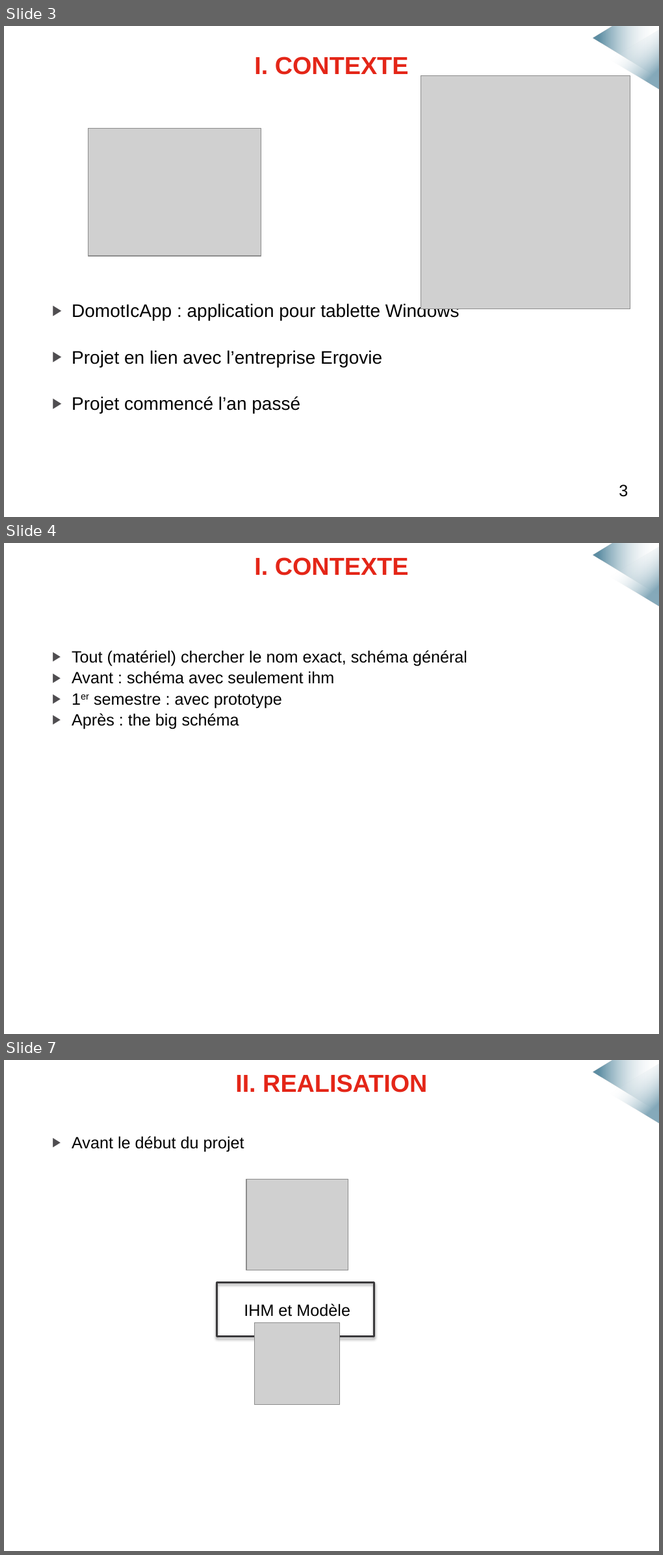
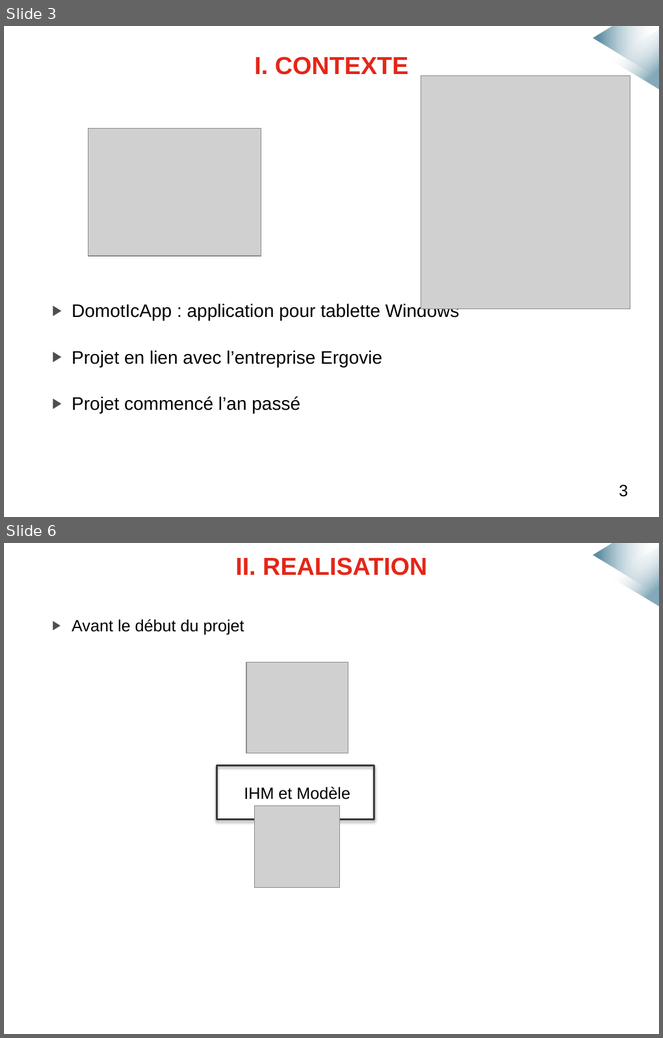
Before and after one commit to mmeven/EP_Domotique_Tablette, a slide deck: Rendu/Diapo_soutenance.pptx. Shown one above the other, each under a label of ours: slides 3, 4 and 7 before the commit, slides 3 and 6 after it; the slides between them are not shown. The pictures are 663x1555 and 663x1038 pixels, drawn with LibreOffice and Linux fonts; fonts in the diff are those of the drawing; grey boxes stand for pictures; background and template pictures are left out. Boxes give left, top, right and bottom in pixels: in the first picture for what was removed or moved away, otherwise in the second. Text is boxed around its words. In the diff, an @@ line names an element or a change of style, - is before the commit and + after.

```diff
--- a/Rendu/Diapo_soutenance.pptx
+++ b/Rendu/Diapo_soutenance.pptx
@@ slide 4 removed at (4, 543, 659, 1034), background #FFFFFF; not listed: 2 template elements that a slide beside it also shows @@
@@ title removed at (254, 557, 409, 575) @@
-I. CONTEXTE
@@ text removed at (72, 650, 467, 730) @@
-▶ Tout (matériel) chercher le nom exact, schéma général
-▶ Avant : schéma avec seulement ihm
-▶ 1er semestre : avec prototype
-▶ Après : the big schéma
@@ what was slide 7 is now slide 6 @@
```
Also in this commit, not shown: 6 slides changed, 2 other files.
